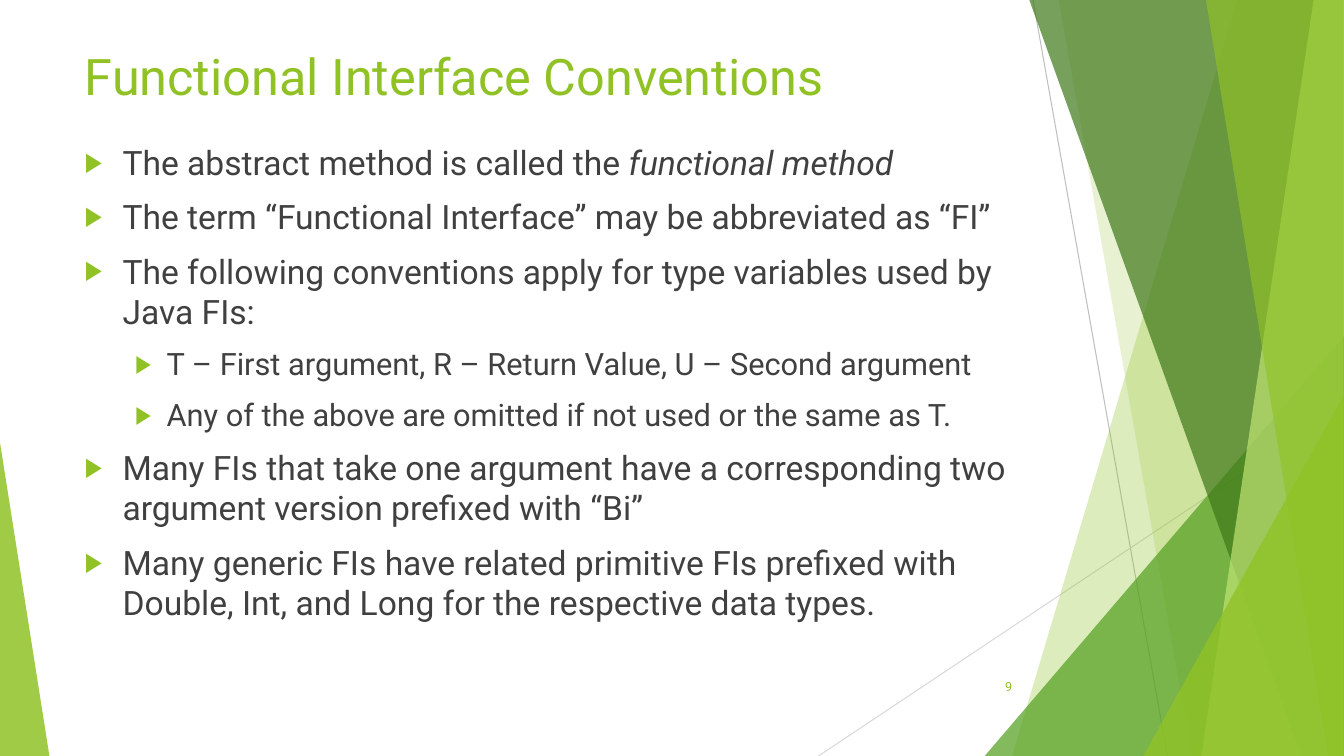
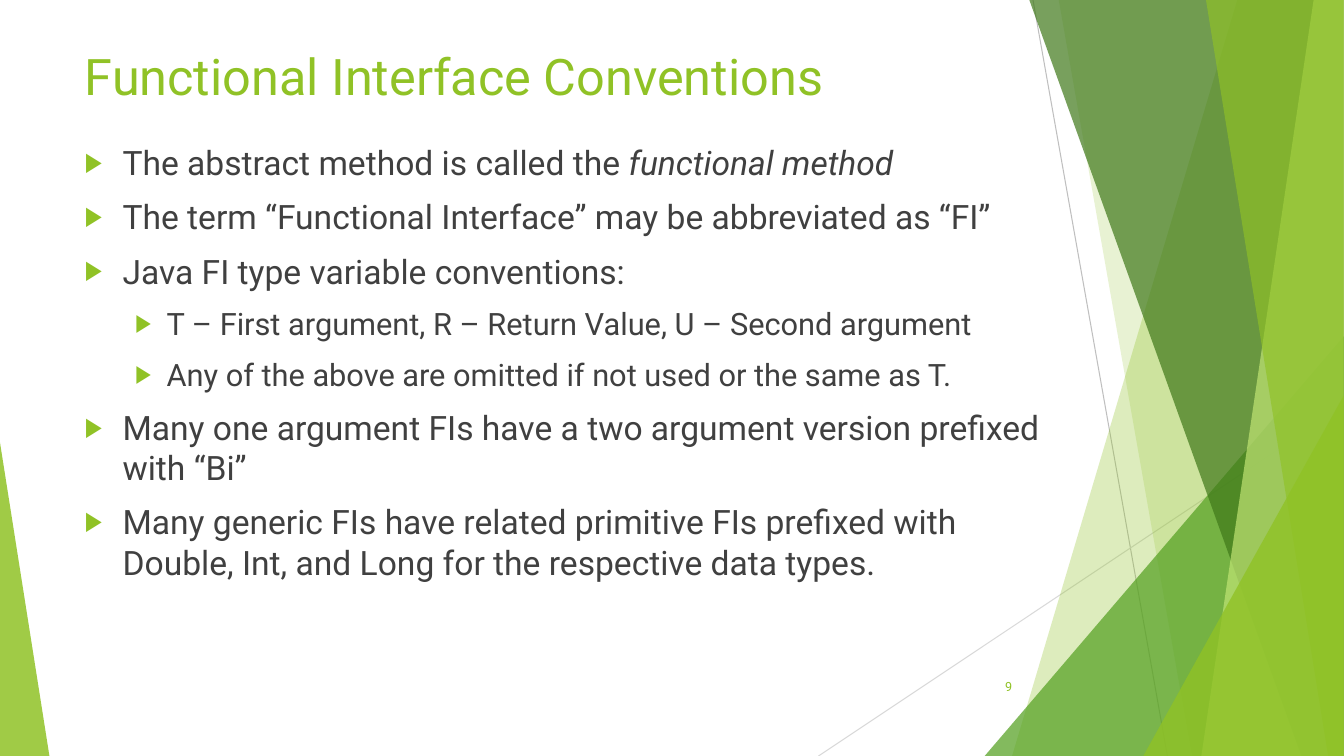
Before and after one commit to RichardRoda/2017-CodePaLOUsa-Lambda, a slide deck: slide 9 of Learning to Love the Lambda in the Stream.pptx. Drawn at 1344x756 pixels with LibreOffice and Linux fonts; fonts in the diff are those of the drawing. Boxes give left, top, right and bottom in pixels: in the first picture for what was removed or moved away, otherwise in the second. Text is boxed around its words. In the diff, an @@ line names an element or a change of style, - is before the commit and + after.

Commit message:
Change FI descriptions to use the verb corresponding to the functional method. Give SequencedCollection as an example of a datasource that produces an ordered stream. Give pure commutative functions a title intro slide. Other improvements.

```diff
--- a/Learning to Love the Lambda in the Stream.pptx
+++ b/Learning to Love the Lambda in the Stream.pptx
@@ text at [123, 259, 625, 291]: text changed @@
-▶ The following conventions apply for type variables used by Java FIs:
+▶ Java FI type variable conventions:
@@ text at [123, 414, 1039, 481]: text changed @@
-▶ Many FIs that take one argument have a corresponding two argument version prefixed with “Bi”
+▶ Many one argument FIs have a two argument version prefixed with “Bi”
```
Also in this commit, not shown: 16 other slides changed, 1 slide added.
